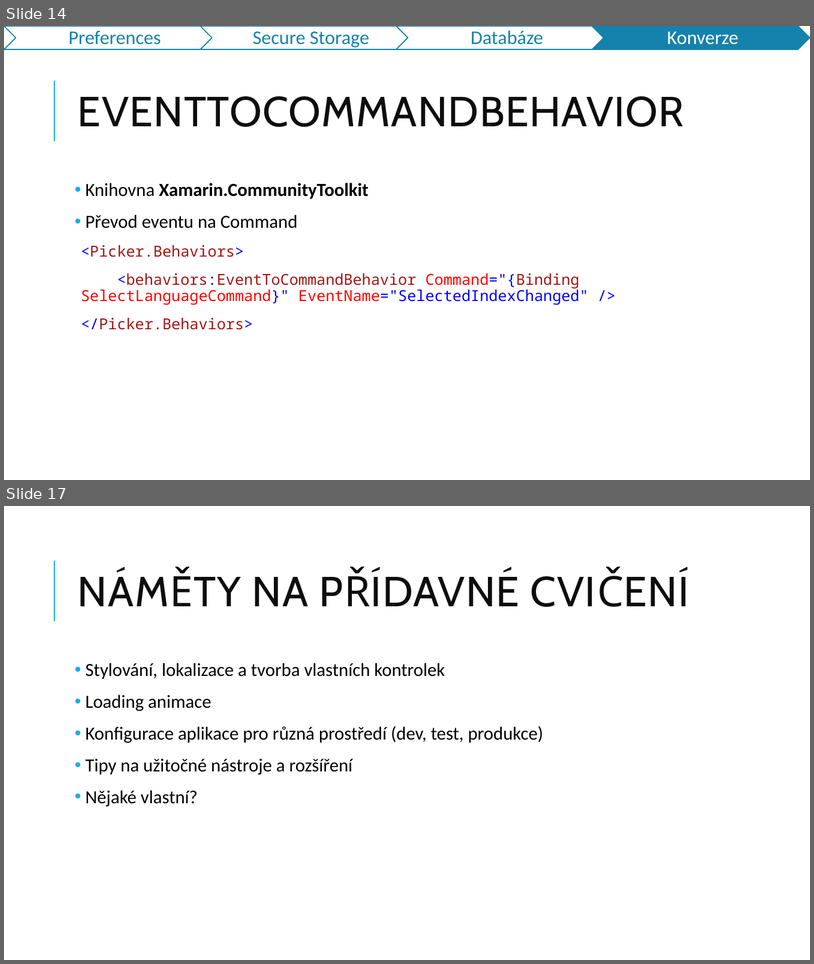
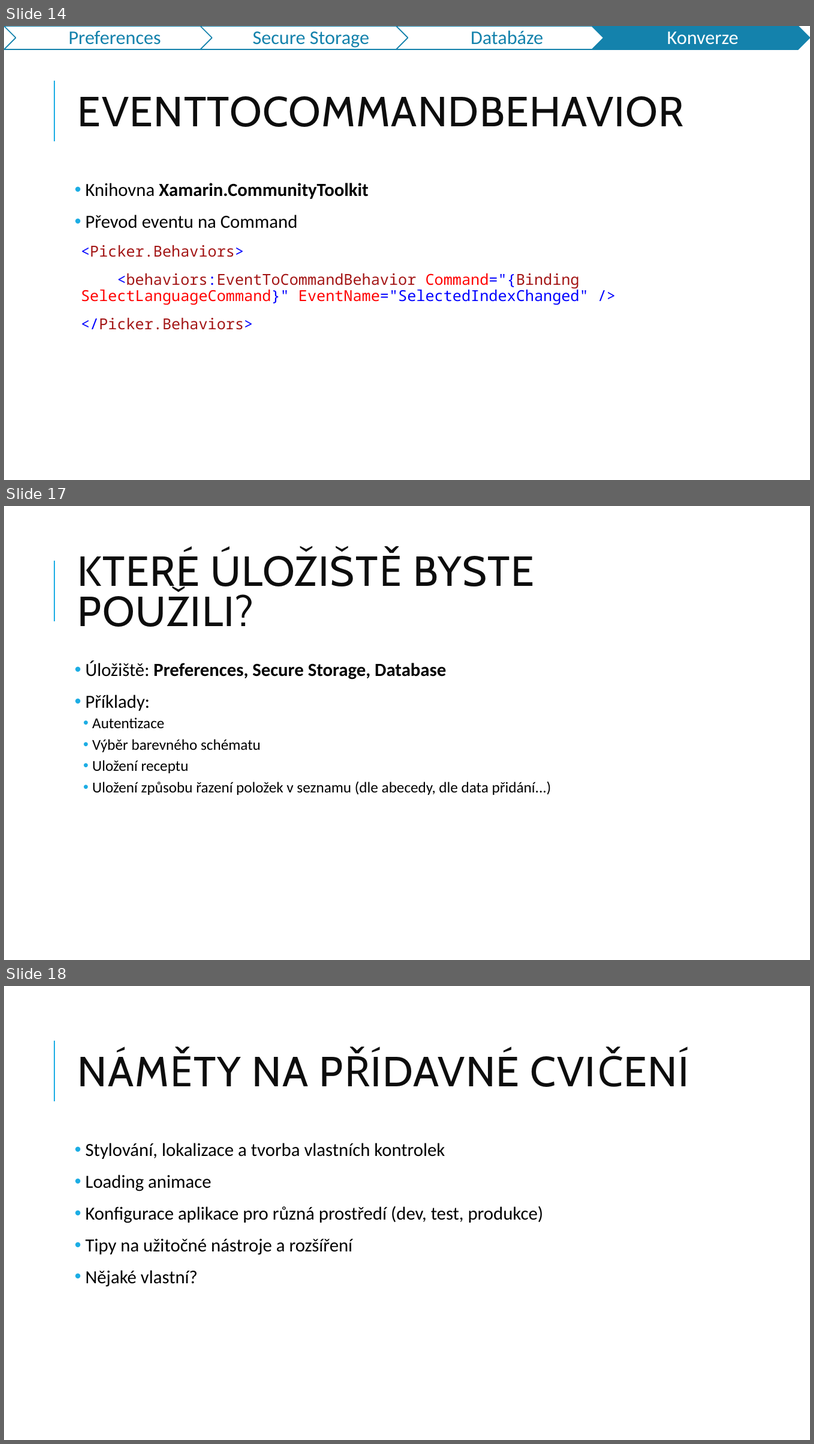
Before and after one commit to jasho/pv239-maui, a slide deck: 05_Storage/PV239-Xamarin-05_Storage.pptx. Shown one above the other, each under a label of ours: slides 14 and 17 before the commit, slides 14, 17 and 18 after it; the slides between them are not shown. The pictures are 814x964 and 814x1444 pixels, drawn with LibreOffice and Linux fonts; fonts in the diff are those of the drawing. Boxes give left, top, right and bottom in pixels: in the first picture for what was removed or moved away, otherwise in the second. Text is boxed around its words. In the diff, an @@ line names an element or a change of style, - is before the commit and + after.

```diff
--- a/05_Storage/PV239-Xamarin-05_Storage.pptx
+++ b/05_Storage/PV239-Xamarin-05_Storage.pptx
@@ slide 17 added at (4, 506, 810, 960), background #FFFFFF; not listed: 1 template element that a slide beside it also shows @@
@@ title added at (78, 550, 534, 627), 50 pt, text #0D0D0D @@
+KTERÉ ÚLOŽIŠTĚ BYSTE POUŽILI?
@@ text added at (86, 660, 552, 795), 18 pt, text #000000 @@
+• Úložiště: Preferences, Secure Storage, Database
+• Příklady:
+  • Autentizace
+  • Výběr barevného schématu
+  • Uložení receptu
+  • Uložení způsobu řazení položek v seznamu (dle abecedy, dle data přidání...)
@@ what was slide 17 is now slide 18 @@
```
Also in this commit, not shown: 5 other files.
